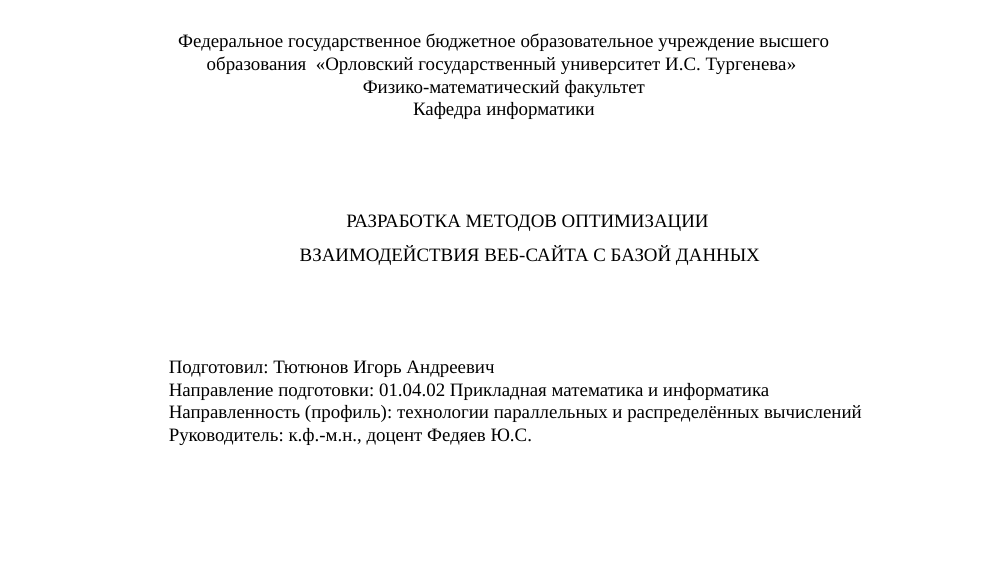
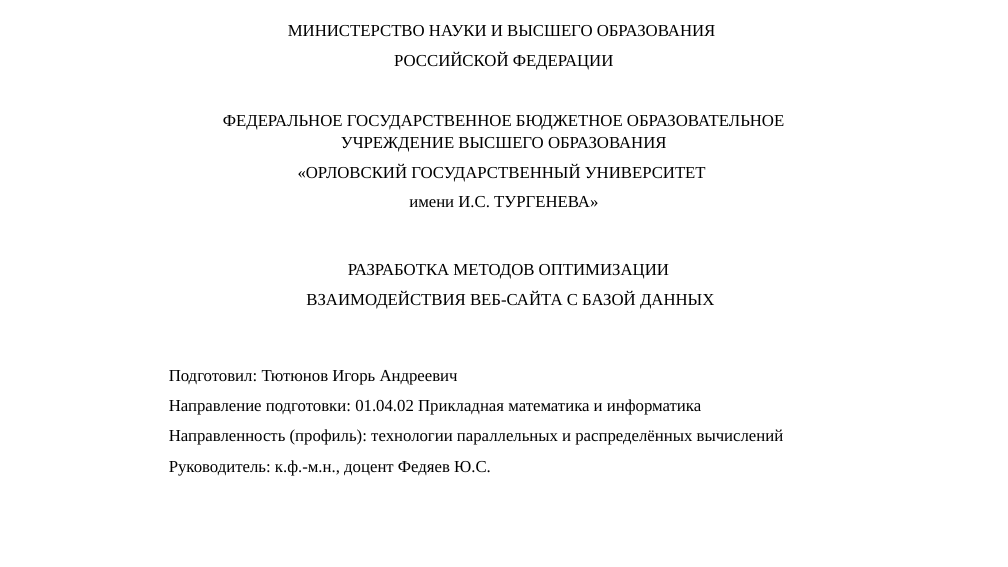
Before and after one commit to IgorTyutyunov/-, a slide deck: slide 16 of Тютюнов.pptx. Drawn at 1008x567 pixels with LibreOffice and Linux fonts; fonts in the diff are those of the drawing. Boxes give left, top, right and bottom in pixels: in the first picture for what was removed or moved away, otherwise in the second. Text is boxed around its words. In the diff, an @@ line names an element or a change of style, - is before the commit and + after.

```diff
--- a/Тютюнов.pptx
+++ b/Тютюнов.pptx
@@ text at (223,25,784,208): text changed; size 18 to 16 pt @@
-Федеральное государственное бюджетное образовательное учреждение высшего образования «Орловский государственный университет И.С. Тургенева»
-Физико-математический факультет
-Кафедра информатики
+МИНИСТЕРСТВО НАУКИ И ВЫСШЕГО ОБРАЗОВАНИЯ
+РОССИЙСКОЙ ФЕДЕРАЦИИ
+ФЕДЕРАЛЬНОЕ ГОСУДАРСТВЕННОЕ БЮДЖЕТНОЕ ОБРАЗОВАТЕЛЬНОЕ УЧРЕЖДЕНИЕ ВЫСШЕГО ОБРАЗОВАНИЯ
+«ОРЛОВСКИЙ ГОСУДАРСТВЕННЫЙ УНИВЕРСИТЕТ
+имени И.С. ТУРГЕНЕВА»
@@ text "РАЗРАБОТКА МЕТОДОВ ОПТИМИЗАЦИИ": place and size @@
-text "РАЗРАБОТКА МЕТОДОВ ОПТИМИЗАЦИИ" at (300,214,760,265)
+text "РАЗРАБОТКА МЕТОДОВ ОПТИМИЗАЦИИ" at (306,264,714,309)
@@ text "РАЗРАБОТКА МЕТОДОВ ОПТИМИЗАЦИИ" at (306,264,714,309): size 18 to 16 pt @@
@@ text "Подготовил: Тютюнов Игорь Андреевич" at (169,370,784,476): size 18 to 16 pt; line spacing 1 to 1.5 @@
```
Also in this commit, not shown: 4 other slides changed, 1 slide added, 1 slide removed.
